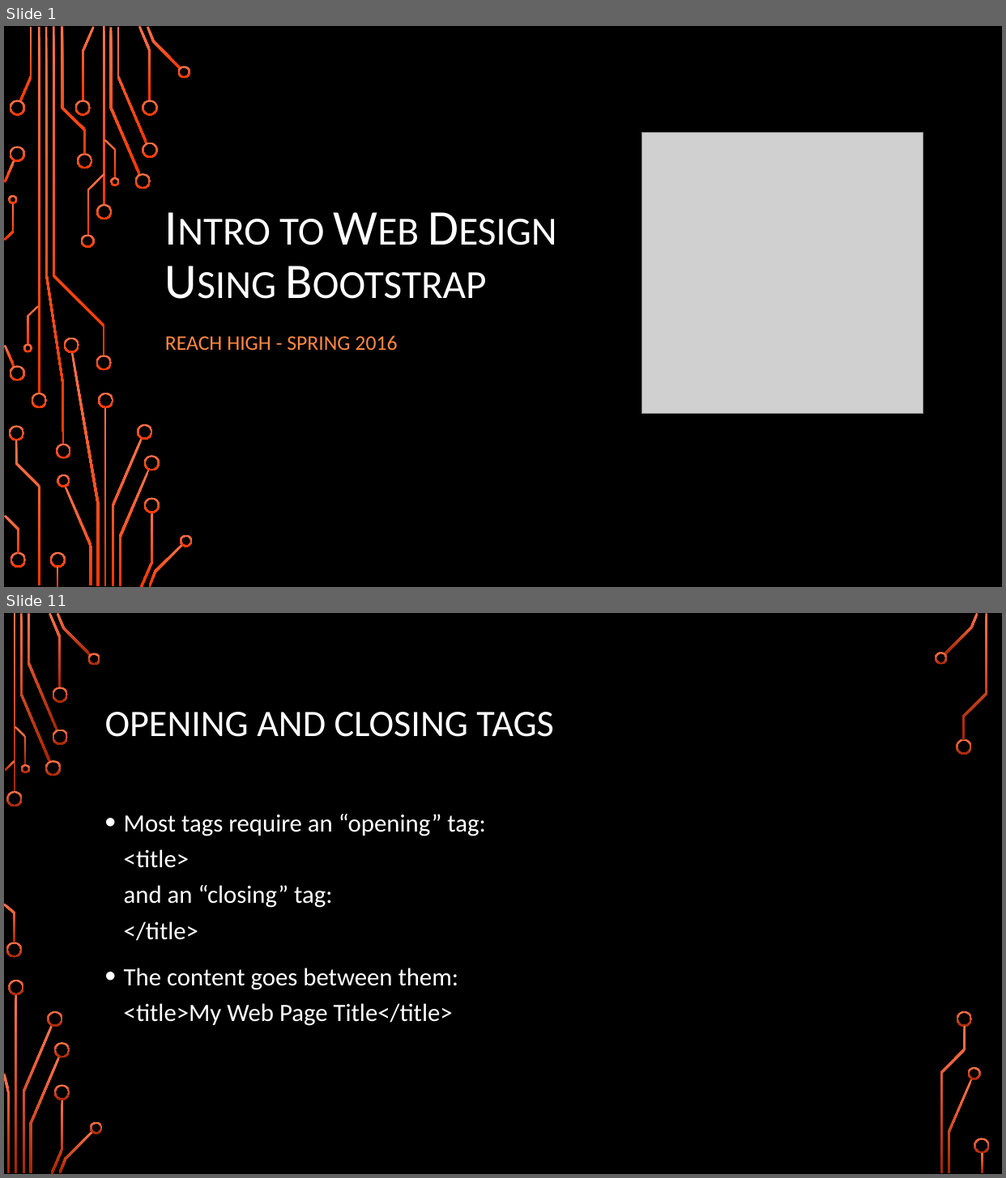
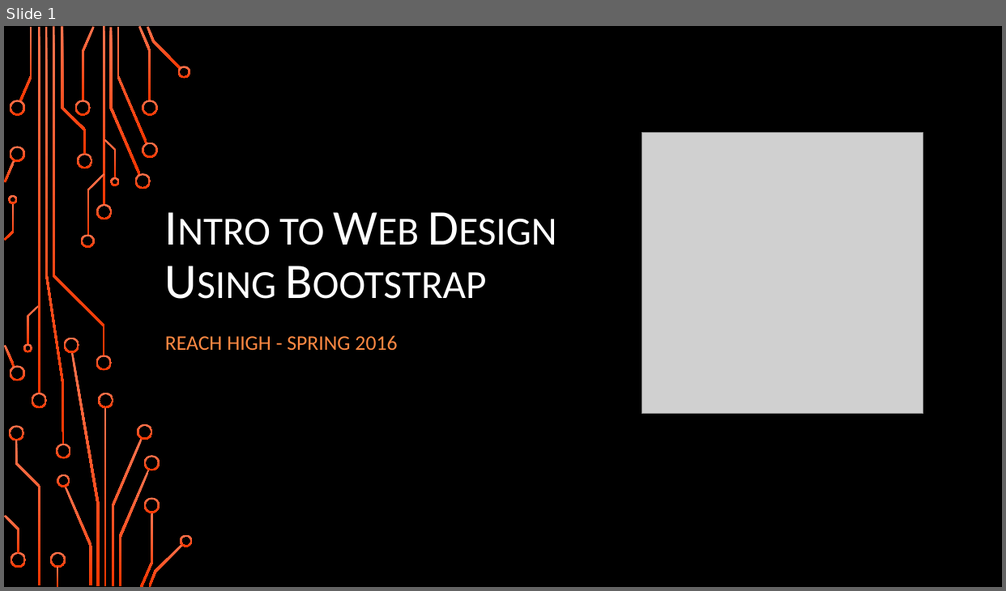
Before and after one commit to wags1999/Web-Design-Using-Bootstrap, a slide deck: Slides/Lesson 9.pptx. Shown one above the other, each under a label of ours: slides 1 and 11 before the commit, slide 1 after it; the slides between them are not shown. The pictures are 1006x1178 and 1006x591 pixels, drawn with LibreOffice and Linux fonts; fonts in the diff are those of the drawing; grey boxes stand for pictures; background and template pictures are left out. Boxes give left, top, right and bottom in pixels: in the first picture for what was removed or moved away, otherwise in the second. Text is boxed around its words. In the diff, an @@ line names an element or a change of style, - is before the commit and + after.

```diff
--- a/Slides/Lesson 9.pptx
+++ b/Slides/Lesson 9.pptx
@@ slide 11 removed at (x1=4, y1=613, x2=1002, y2=1174), background picture (left out) @@
@@ title removed at (x1=105, y1=712, x2=554, y2=737) @@
-OPENING AND CLOSING TAGS
@@ text removed at (x1=124, y1=814, x2=485, y2=1026) @@
-• Most tags require an “opening” tag:
-  <title>
-  and an “closing” tag:
-  </title>
-• The content goes between them:
-  <title>My Web Page Title</title>
@@ group removed at (x1=4, y1=613, x2=990, y2=1174): 33 freeform shapes, 3 rectangles @@
```
Also in this commit, not shown: 3 slides changed, 13 other slides removed.
